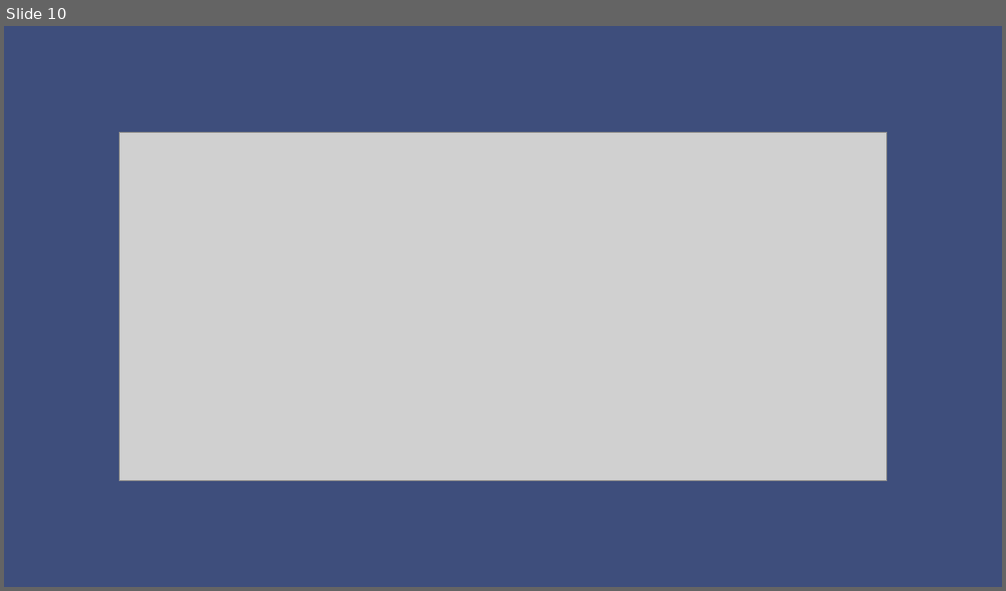
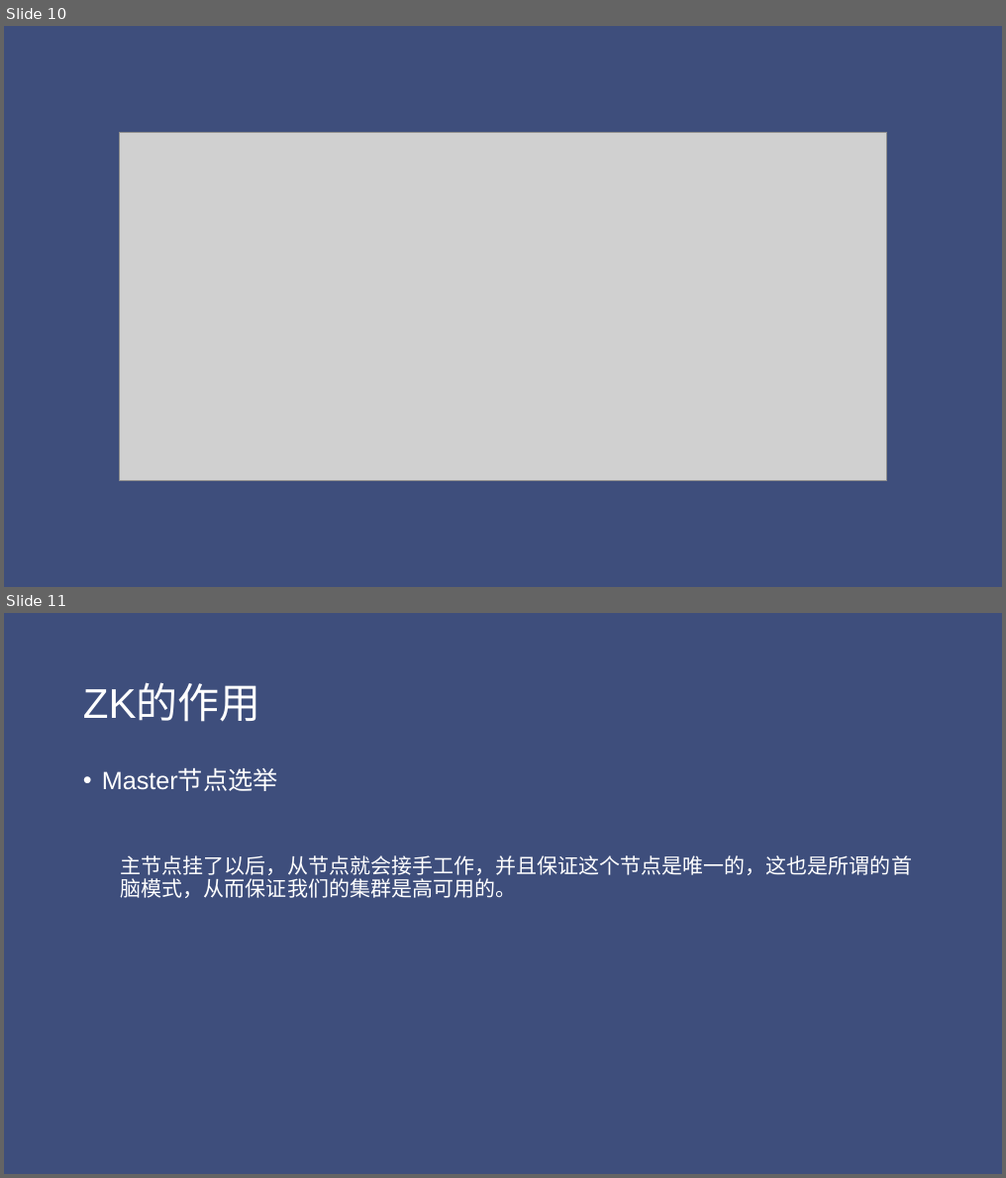
Before and after one commit to jungle0127/zookeeper-dubbo-learn, a slide deck: docs/zookeeper Introduction.pptx. Shown one above the other, each under a label of ours: slide 10 before the commit, slides 10 and 11 after it. The pictures are 1006x591 and 1006x1178 pixels, drawn with LibreOffice and Linux fonts; fonts in the diff are those of the drawing; grey boxes stand for pictures. Boxes give left, top, right and bottom in pixels: in the first picture for what was removed or moved away, otherwise in the second. Text is boxed around its words. In the diff, an @@ line names an element or a change of style, - is before the commit and + after.

Commit message:
updated zk slides

```diff
--- a/docs/zookeeper Introduction.pptx
+++ b/docs/zookeeper Introduction.pptx
@@ slide 11 added at bbox=[4, 613, 1002, 1174], background #3E4E7C @@
@@ title added at bbox=[83, 684, 261, 722], 40 pt, text #FFFFFF @@
+ZK的作用
@@ text added at bbox=[102, 769, 912, 898], 20 pt, text #FFFFFF @@
+• Master节点选举
+  主节点挂了以后，从节点就会接手工作，并且保证这个节点是唯一的，这也是所谓的首脑模式，从而保证我们的集群是高可用的。
```
Also in this commit, not shown: 5 other slides added.
